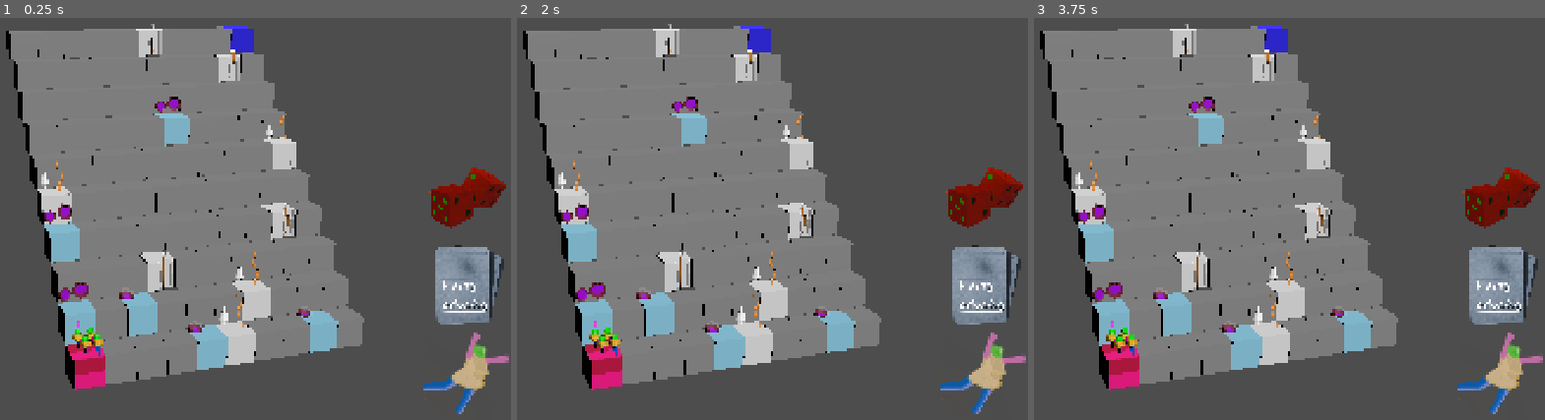
Above: before the commit, frames 1-3 (left to right).
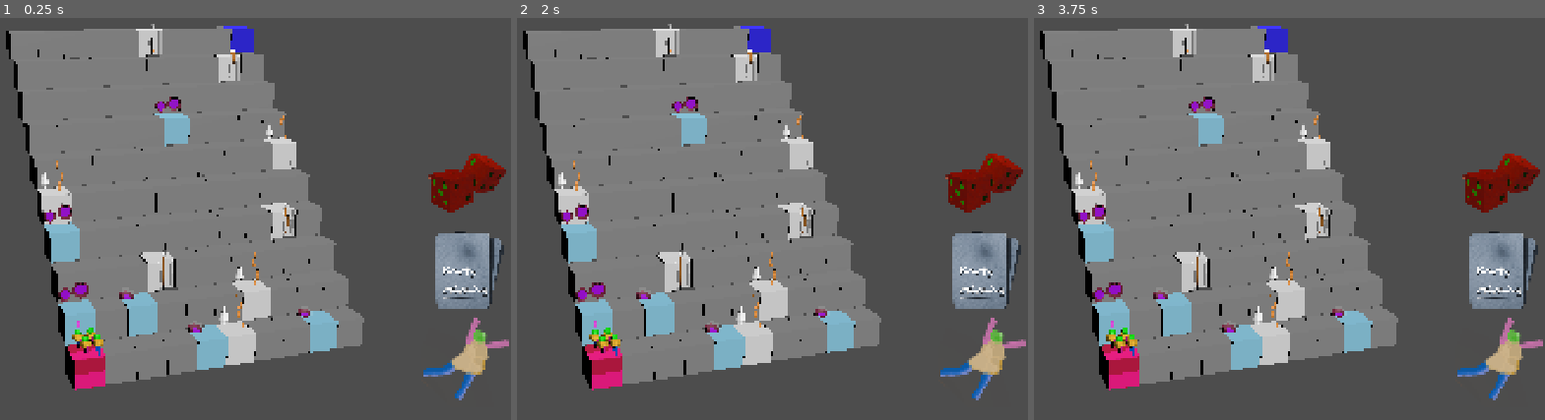
Above: after the commit, the same moments.

Repository: schwarzova/game-jam-2025
Game: Godot game, scene res://scenes/game.tscn
Same seed, same stepped clock (60 frames per second), same inputs: the game is played once before the commit and once after it.
Inputs:
- Up to frame 1 (0.25 s): no input
- Up to frame 2 (2 s): tap Enter at 0.5 s
- Up to frame 3 (3.75 s): tap Space at 2 s; tap Enter at 3.5 s

The runs differ from the first frame. In frame 1, 4.0% of the frame differs, in the area x 82-100%, y 33-99%; in frame 2, 4.0%; in frame 3, 4.0%.

Commit message:
Camera change

Diff:
--- a/scenes/game.gd
+++ b/scenes/game.gd
@@ -18,6 +18,7 @@
 var players: Array = []
 var current_player_index: int = 0
 
+@onready var board_camera: Camera3D = $Camera3D
 @onready var players_root = $PlayersRoot
 @onready var btn_dice = $CanvasLayer/HUD/BottomRightActions/BtnDice
 @onready var btn_courage = $CanvasLayer/HUD/BottomRightActions/BtnCourage
@@ -29,6 +30,12 @@
 @onready var courage_title = $CanvasLayer/HUD/CourageCardPanel/CardTitle
 @onready var courage_desc  = $CanvasLayer/HUD/CourageCardPanel/CardDescription
 @onready var courage_ok    = $CanvasLayer/HUD/CourageCardPanel/BtnOk
+@onready var dice_result_label = $CanvasLayer/HUD/BottomRightActions/DiceResultLabel
+@onready var end_screen      = $CanvasLayer/HUD/EndScreen
+@onready var rank1_label     = $CanvasLayer/HUD/EndScreen/RankContainer/Rank1
+@onready var rank2_label     = $CanvasLayer/HUD/EndScreen/RankContainer/Rank2
+@onready var rank3_label     = $CanvasLayer/HUD/EndScreen/RankContainer/Rank3
+@onready var btn_back_to_menu = $CanvasLayer/HUD/EndScreen/BtnBackToMenu
 
 var _tunnel_choice: int = -1  # -1 = no, 0 = left, 1 = right
 var tunnel_left_is_good: Dictionary = {}
@@ -38,6 +45,8 @@
 var card_manager: CourageCardManagerIns
 var _courage_card_ack = false
 var is_ui_locked: bool = false
+
+var game_over: bool = false
 
 func _ready() -> void:
 	_build_board()
@@ -126,6 +135,7 @@
 	btn_tunnel_left.pressed.connect(_on_tunnel_left_pressed)
 	btn_tunnel_right.pressed.connect(_on_tunnel_right_pressed)
 	courage_ok.pressed.connect(_on_courage_ok_pressed)
+	btn_back_to_menu.pressed.connect(_on_back_to_menu_pressed)
 
 func _spawn_players(num_humans: int, num_enemies: int):
 	players.clear()
@@ -158,6 +168,8 @@
 		p.player_index = index_counter
 		p.color = human_colors[i]
 		p.current_tile_index = 0
+		p.movement_started.connect(_on_player_movement_started)
+		p.movement_finished.connect(_on_player_movement_finished)
 
 		var base_pos = start_tile.player_spot.global_position
 		var offset: Vector3 = positions[index_counter]
@@ -212,10 +224,27 @@
 		return
 
 	var roll = randi_range(1, 6)
+	_show_dice_result(roll)
 	print("Hráč ", current_player_index, " hodil ", roll)
 
 	await active_player.move_steps(roll)
 	# on_player_finished_move se zavolá uvnitř Player.move_steps -> tady jen log
+
+func _show_dice_result(roll: int) -> void:
+	dice_result_label.text = str(roll)
+	await get_tree().create_timer(2.0).timeout
+	dice_result_label.text = ""
+
+func _on_player_movement_started(player) -> void:
+	# přepnout na kameru daného hráče
+	if is_instance_valid(player.follow_camera):
+		player.follow_camera.current = true
+
+
+func _on_player_movement_finished(player) -> void:
+	# vrátit zpět pohled na celou hrací plochu
+	if is_instance_valid(board_camera):
+		board_camera.current = true
 
 func on_player_finished_move(player):
 	await _check_special_tile(player)
@@ -225,7 +254,7 @@
 		rank.append(player)
 
 	if rank.size() == 3:
-		print("Game DONE", rank)
+		_finish_game()
 
 	_next_turn()
 
@@ -421,3 +450,30 @@
 		return
 
 	_swap_players_positions(player, leader)
+
+func _finish_game() -> void:
+	game_over = true
+	is_ui_locked = true
+
+	# schovej běžné herní UI (volitelné)
+	$CanvasLayer/HUD/BottomRightActions.visible = false
+	end_screen.visible = true
+
+	# Naplnit texty podle rank
+	if rank.size() > 0:
+		rank1_label.text = "1. místo: Hráč " + str(rank[0].player_index + 1)
+	else:
+		rank1_label.text = "1. místo: -"
+
+	if rank.size() > 1:
+		rank2_label.text = "2. místo: Hráč " + str(rank[1].player_index + 1)
+	else:
+		rank2_label.text = "2. místo: -"
+
+	if rank.size() > 2:
+		rank3_label.text = "3. místo: Hráč " + str(rank[2].player_index + 1)
+	else:
+		rank3_label.text = "3. místo: -"
+
+func _on_back_to_menu_pressed():
+	get_tree().reload_current_scene()
--- a/scenes/game.tscn
+++ b/scenes/game.tscn
@@ -73,6 +73,10 @@
 scale = Vector2(0.28, 0.28)
 vertical = true
 
+[node name="DiceResultLabel" type="Label" parent="CanvasLayer/HUD/BottomRightActions"]
+layout_mode = 2
+theme_override_font_sizes/font_size = 120
+
 [node name="BtnDice" type="TextureButton" parent="CanvasLayer/HUD/BottomRightActions"]
 layout_mode = 2
 texture_normal = ExtResource("10_trtic")
@@ -135,6 +139,32 @@
 layout_mode = 2
 text = "OK"
 
+[node name="EndScreen" type="BoxContainer" parent="CanvasLayer/HUD"]
+visible = false
+layout_mode = 0
+offset_right = 40.0
+offset_bottom = 40.0
+vertical = true
+
+[node name="Title" type="Label" parent="CanvasLayer/HUD/EndScreen"]
+layout_mode = 2
+
+[node name="RankContainer" type="VBoxContainer" parent="CanvasLayer/HUD/EndScreen"]
+layout_mode = 2
+
+[node name="Rank1" type="Label" parent="CanvasLayer/HUD/EndScreen/RankContainer"]
+layout_mode = 2
+
+[node name="Rank2" type="Label" parent="CanvasLayer/HUD/EndScreen/RankContainer"]
+layout_mode = 2
+
+[node name="Rank3" type="Label" parent="CanvasLayer/HUD/EndScreen/RankContainer"]
+layout_mode = 2
+
+[node name="BtnBackToMenu" type="Button" parent="CanvasLayer/HUD/EndScreen"]
+layout_mode = 2
+text = "Zpět do menu"
+
 [node name="Start" type="Node3D" parent="."]
 transform = Transform3D(1, 0, 0, 0, 0.99939084, -0.034899496, 0, 0.034899496, 0.99939084, 0, 0, 0)
 
--- a/scenes/player/player.gd
+++ b/scenes/player/player.gd
@@ -19,7 +19,10 @@
 	Vector3(-0.1, -0.8,  -0.2), # hráč 2
 	Vector3(0.3, -0.8,  -0.2), # hráč 3
 ]
+signal movement_started(player)
+signal movement_finished(player)
 
+@onready var follow_camera: Camera3D = $FollowCamera
 @onready var model = $Model
 @onready var anim_player: AnimationPlayer = $playerglb/AnimationPlayer
 
@@ -34,8 +37,9 @@
 		return
 
 	is_moving = true
+	movement_started.emit(self)
 	anim_player.play("Walk", -1,1.0 ,true)
-	anim_player.speed_scale= 7
+	anim_player.speed_scale= 4
 	var target = min(current_tile_index + steps, board.tiles.size() - 1)
 
 	for i in range(current_tile_index + 1, target + 1):
@@ -46,19 +50,22 @@
 	anim_player.speed_scale= 1
 	anim_player.play("Idle")
 
+	movement_finished.emit(self)
 	board.on_player_finished_move(self)
 
 
 func move_to_index(tile_index: int) -> void:
+	movement_started.emit(self)
 	var tile = board.tiles[tile_index]
 	var offset: Vector3 = positions[player_index]
 	var target_pos: Vector3 = tile.player_spot.global_position + offset
 
 	var tween = create_tween()
-	tween.tween_property(self, "global_position", target_pos, 0.3).set_trans(Tween.TRANS_SINE).set_ease(Tween.EASE_IN_OUT)
+	tween.tween_property(self, "global_position", target_pos, 0.4).set_trans(Tween.TRANS_SINE).set_ease(Tween.EASE_IN_OUT)
 
 	await tween.finished
 	current_tile_index = tile_index
+	movement_finished.emit(self)
 
 
 func set_on_turn(active: bool) -> void:
--- a/scenes/player/player.tscn
+++ b/scenes/player/player.tscn
@@ -251,4 +251,7 @@
 mesh = SubResource("CapsuleMesh_dovo2")
 surface_material_override/0 = SubResource("StandardMaterial3D_gmlin")
 
+[node name="FollowCamera" type="Camera3D" parent="."]
+transform = Transform3D(1, 0, 0, 0, 0.01160612, -0.9999326, 0, 0.9999326, 0.01160612, -0.22478163, -1.5427141, 1.4497979)
+
 [editable path="playerglb"]
